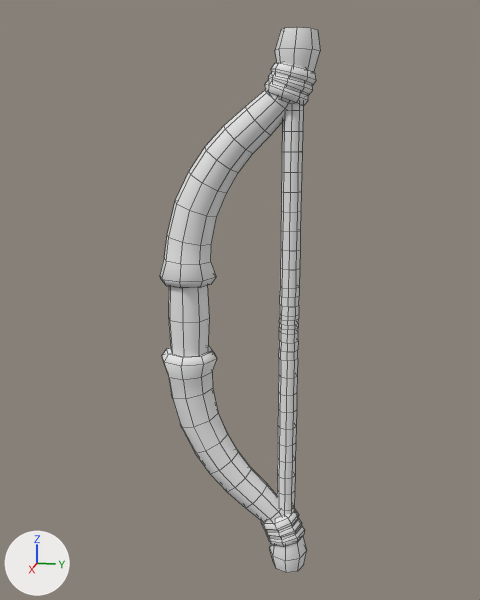
The FBX model SurvivalLegends/Assets/Meshes/Esra/MianChars/Archer/SM_WepBow.fbx: old version first, new version second.
Both versions are drawn from a 50 mm camera at (1.585, 0.451, 0.448) aimed at (-0.014, 0.131, 0.048). The axes (+X, +Y, +Z) are drawn at lower left. The lights are the same throughout. Mesh edges are drawn as thin lines.

The older version as bpy lines, for what is in view:
```python
me_cylinder_003 = bpy.data.meshes.new('Cylinder.003')
me_cylinder_003.from_pydata(...)  # 912 vertices, 900 faces; spans x -0.09..0.09, y -0.85..0.85, z -0.4..0.09
me_cylinder_003.materials.append(mat_common)  # its picture is missing
ob_sm_wep_bow_01 = bpy.data.objects.new('SM_Wep_Bow_01', me_cylinder_003)
ob_sm_wep_bow_01.location = (0.0, 0.0, 0.0)
ob_sm_wep_bow_01.rotation_euler = (1.571, 0.0, 0.0)  # degrees (90, 0, 0)
ob_sm_wep_bow_01.scale = (0.8, 0.8, 0.8)
```
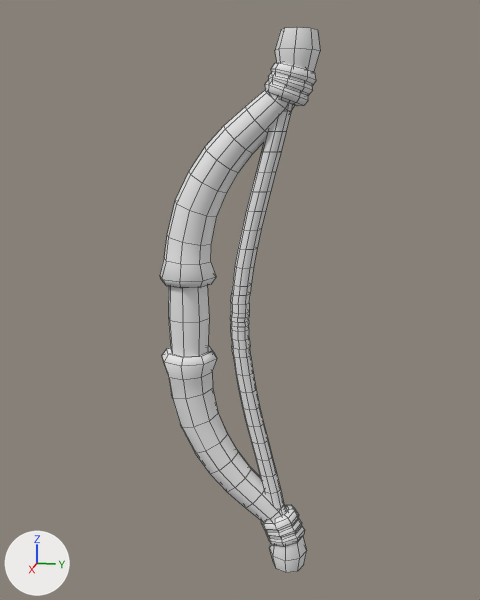
The newer file adds a shape key; the second version is drawn at full value of the shape key 'Release' of 'SM_Wep_Bow_01.001', and the change is written as the vertex moves it makes.

The change in detail:
me_cylinder_003 is used by ob_sm_wep_bow_01; location (0.0, 0.0, 0.0); rotation (1.571, 0.0, 0.0), in degrees (90, 0, 0); scale (0.8, 0.8, 0.8).
me_cylinder_003 had 912 vertices, 900 faces and spanned x -0.09..0.09, y -0.85..0.85, z -0.4..0.09.
me_cylinder_003 now has 912 vertices, 900 faces and spans x -0.07..0.07, y -0.68..0.68, z -0.32..0.07.
me_cylinder_003 part 1: the loose piece of 264 vertices spanning x -0.09..0.09, y -0.85..0.85, z -0.4..0.09 is scaled about the mesh origin by 0.8.
me_cylinder_003 part 2: the loose piece of 64 vertices spanning x -0.07..0.07, y 0.7..0.77, z -0.39..-0.26 is scaled about the mesh origin by 0.8.
me_cylinder_003 part 3: the loose piece of 64 vertices spanning x -0.07..0.07, y 0.67..0.74, z -0.38..-0.25 is scaled about the mesh origin by 0.8.
me_cylinder_003 part 4: the loose piece of 64 vertices spanning x -0.07..0.07, y 0.64..0.72, z -0.37..-0.24 is scaled about the mesh origin by 0.8.
me_cylinder_003 part 5: the loose piece of 64 vertices spanning x -0.07..0.07, y -0.77..-0.7, z -0.39..-0.26 is scaled about the mesh origin by 0.8.
me_cylinder_003 part 6: the loose piece of 64 vertices spanning x -0.07..0.07, y -0.74..-0.67, z -0.38..-0.25 is scaled about the mesh origin by 0.8.
me_cylinder_003 part 7: the loose piece of 64 vertices spanning x -0.07..0.07, y -0.72..-0.64, z -0.37..-0.24 is scaled about the mesh origin by 0.8.
me_cylinder_003 part 8: 264 of 912 vertices moved; they spanned x -0.04..0.04, y -0.75..0.75, z -0.36..-0.29 and now span x -0.03..0.03, y -0.6..0.6, z -0.28..-0.11; mean shift (0.0, 0.0, 0.15); largest move (0.0, 0.0, -0.35) -> (0.0, 0.0, -0.16).
Object 'SM_Wep_Bow_01' (ob_sm_wep_bow_01) is rescaled from (0.8, 0.8, 0.8) to (1.0, 1.0, 1.0).

Changed parts and their boxes [x1, y1, x2, y2] in the pictures (480 x 600 px; the box of a moved part takes in the faces that stretch with it):
'SM_Wep_Bow_01', reshaped, rescaled
    both: [160, 27, 320, 573]
part 1 of me_cylinder_003, moved or reshaped
    both: [160, 27, 320, 573]
part 2 of me_cylinder_003, moved or reshaped
    both: [271, 63, 316, 86]
part 3 of me_cylinder_003, moved or reshaped
    both: [268, 73, 313, 96]
part 4 of me_cylinder_003, moved or reshaped
    both: [265, 80, 308, 106]
part 5 of me_cylinder_003, moved or reshaped
    both: [266, 525, 304, 547]
part 6 of me_cylinder_003, moved or reshaped
    both: [264, 517, 302, 539]
part 7 of me_cylinder_003, moved or reshaped
    before: [261, 508, 299, 532]
    after: [261, 505, 299, 532]
part 8 of me_cylinder_003, moved or reshaped
    before: [277, 104, 303, 515]
    after: [230, 110, 291, 509]
